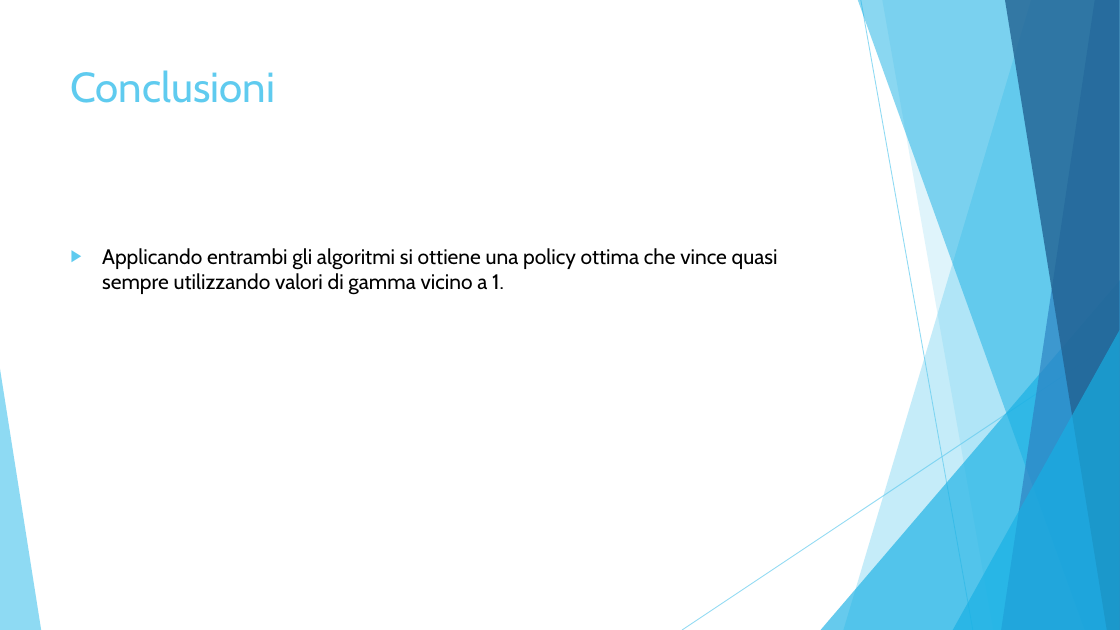
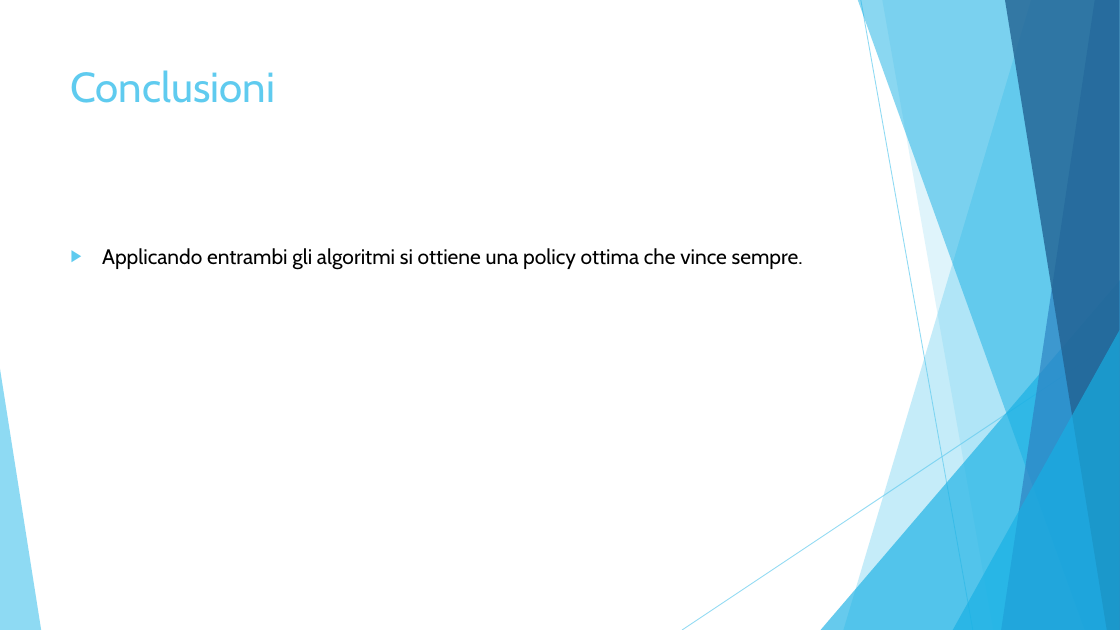
Before and after one commit to simonesinceri/MRL, a slide deck: slide 7 of Presentations/Presentation_Ass2.pptx. Drawn at 1120x630 pixels with LibreOffice and Linux fonts; fonts in the diff are those of the drawing. Boxes give left, top, right and bottom in pixels: in the first picture for what was removed or moved away, otherwise in the second. Text is boxed around its words. In the diff, an @@ line names an element or a change of style, - is before the commit and + after.

```diff
--- a/Presentations/Presentation_Ass2.pptx
+++ b/Presentations/Presentation_Ass2.pptx
@@ text at bbox=[102, 248, 803, 270]: text changed @@
-▶ Applicando entrambi gli algoritmi si ottiene una policy ottima che vince quasi sempre utilizzando valori di gamma vicino a 1.
+▶ Applicando entrambi gli algoritmi si ottiene una policy ottima che vince sempre.
```
Also in this commit, not shown: 4 other slides changed, 4 other files.
